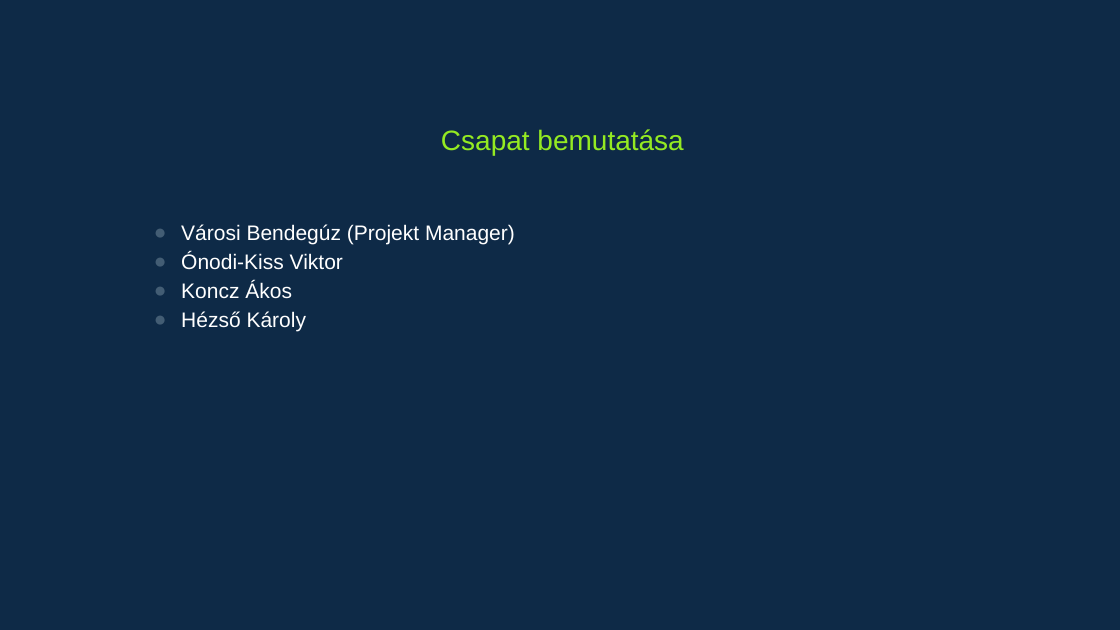
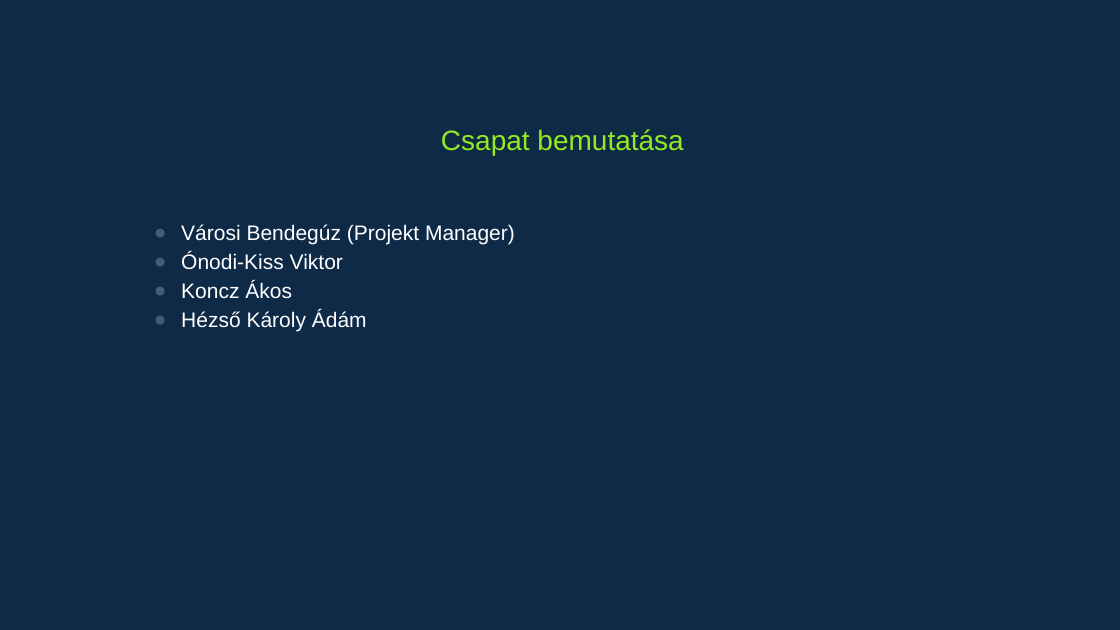
Before and after one commit to Vikhun15/lucky_kavezo, a slide deck: slide 4 of prezentáció/Lucky – A mi kis kávézónk.pptx. Drawn at 1120x630 pixels with LibreOffice and Linux fonts; fonts in the diff are those of the drawing. Boxes give left, top, right and bottom in pixels: in the first picture for what was removed or moved away, otherwise in the second. Text is boxed around its words. In the diff, an @@ line names an element or a change of style, - is before the commit and + after.

```diff
--- a/prezentáció/Lucky – A mi kis kávézónk.pptx
+++ b/prezentáció/Lucky – A mi kis kávézónk.pptx
@@ text at box(181, 311, 367, 332): text changed @@
-● Hézső Károly
+● Hézső Károly Ádám
```
Also in this commit, not shown: 2 other slides changed.
